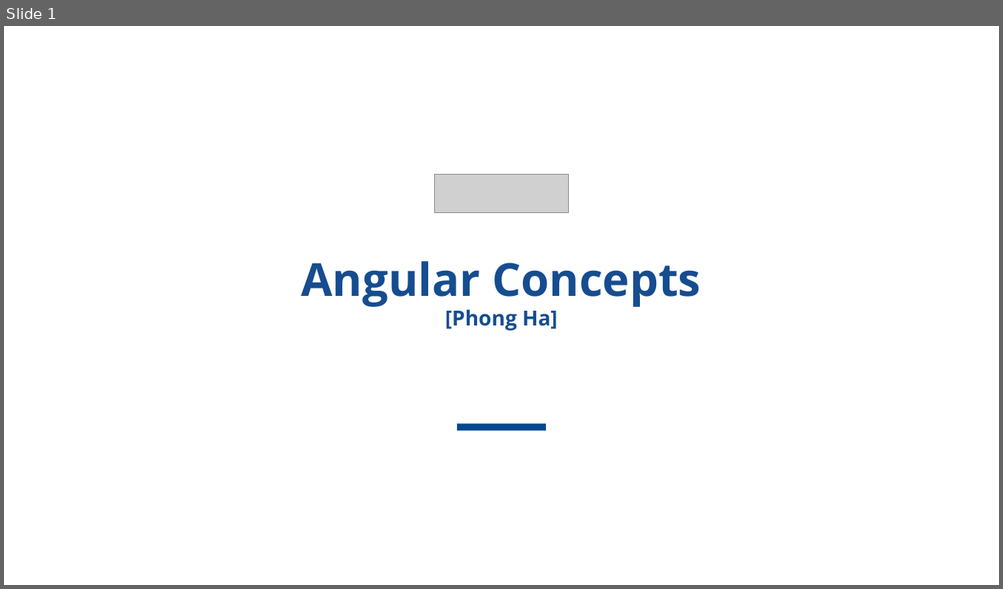
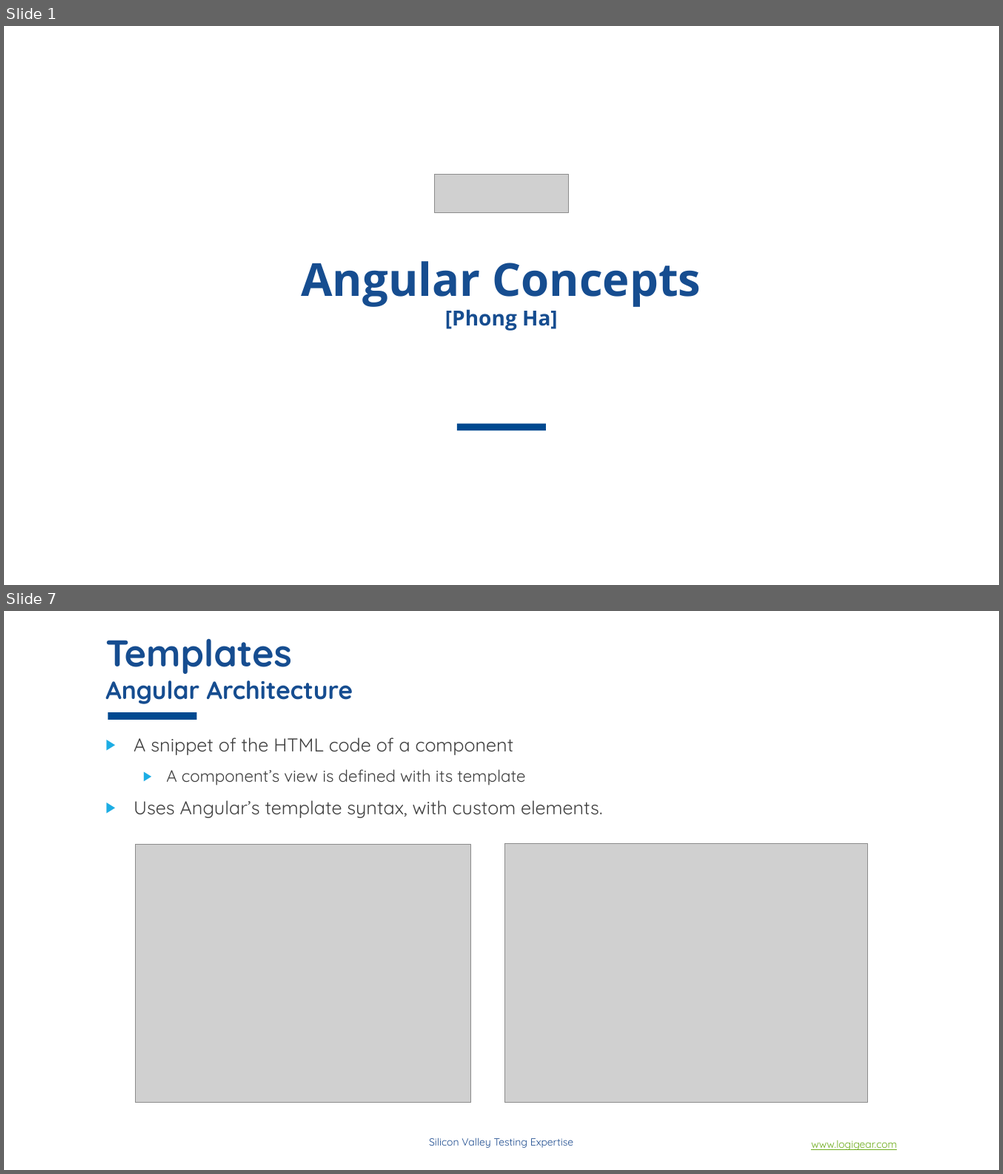
Before and after one commit to phongha1912/spring, a slide deck: doc/material/slides/section_2/Angular concepts.pptx. Shown one above the other, each under a label of ours: slide 1 before the commit, slides 1 and 7 after it; the slides between them are not shown. The pictures are 1003x589 and 1003x1174 pixels, drawn with LibreOffice and Linux fonts; fonts in the diff are those of the drawing; grey boxes stand for pictures; background and template pictures are left out. Boxes give left, top, right and bottom in pixels: in the first picture for what was removed or moved away, otherwise in the second. Text is boxed around its words. In the diff, an @@ line names an element or a change of style, - is before the commit and + after.

```diff
--- a/doc/material/slides/section_2/Angular concepts.pptx
+++ b/doc/material/slides/section_2/Angular concepts.pptx
@@ slide 7 added at (x1=4, y1=611, x2=999, y2=1170), background #FFFFFF @@
@@ title added at (x1=105, y1=638, x2=353, y2=704), 24 pt, text #164D90, bold @@
+Templates
+Angular Architecture
@@ rectangle added at (x1=108, y1=712, x2=196, y2=720), fill #004990 @@
@@ text added at (x1=134, y1=738, x2=603, y2=818), 18 pt, text #404040 @@
+▶ A snippet of the HTML code of a component
+  ▶ A component’s view is defined with its template
+▶ Uses Angular’s template syntax, with custom elements.
@@ picture added at (x1=135, y1=845, x2=471, y2=1103) @@
@@ picture added at (x1=505, y1=844, x2=868, y2=1102) @@
@@ text added at (x1=429, y1=1138, x2=573, y2=1148), 10 pt, text #1E4C8F @@
+Silicon Valley Testing Expertise
@@ text added at (x1=811, y1=1141, x2=896, y2=1150), 10 pt, text #6EAC1C, underline @@
+www.logigear.com
```
Also in this commit, not shown: 7 slides changed, 11 other slides added, 26 slides removed.
